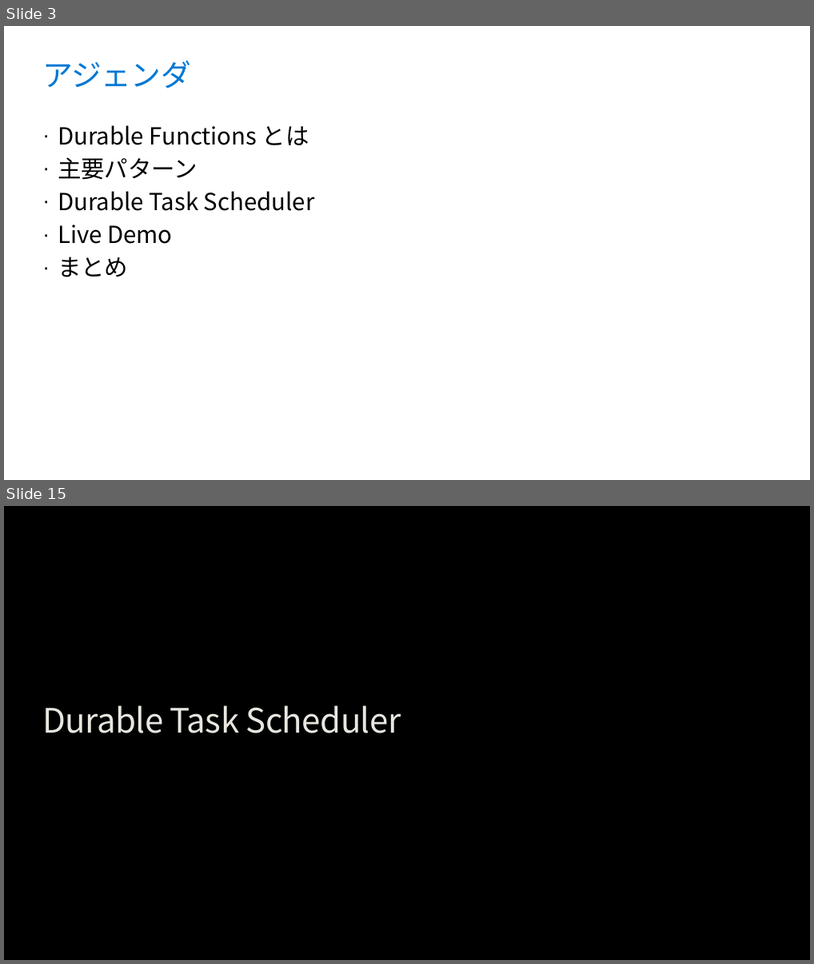
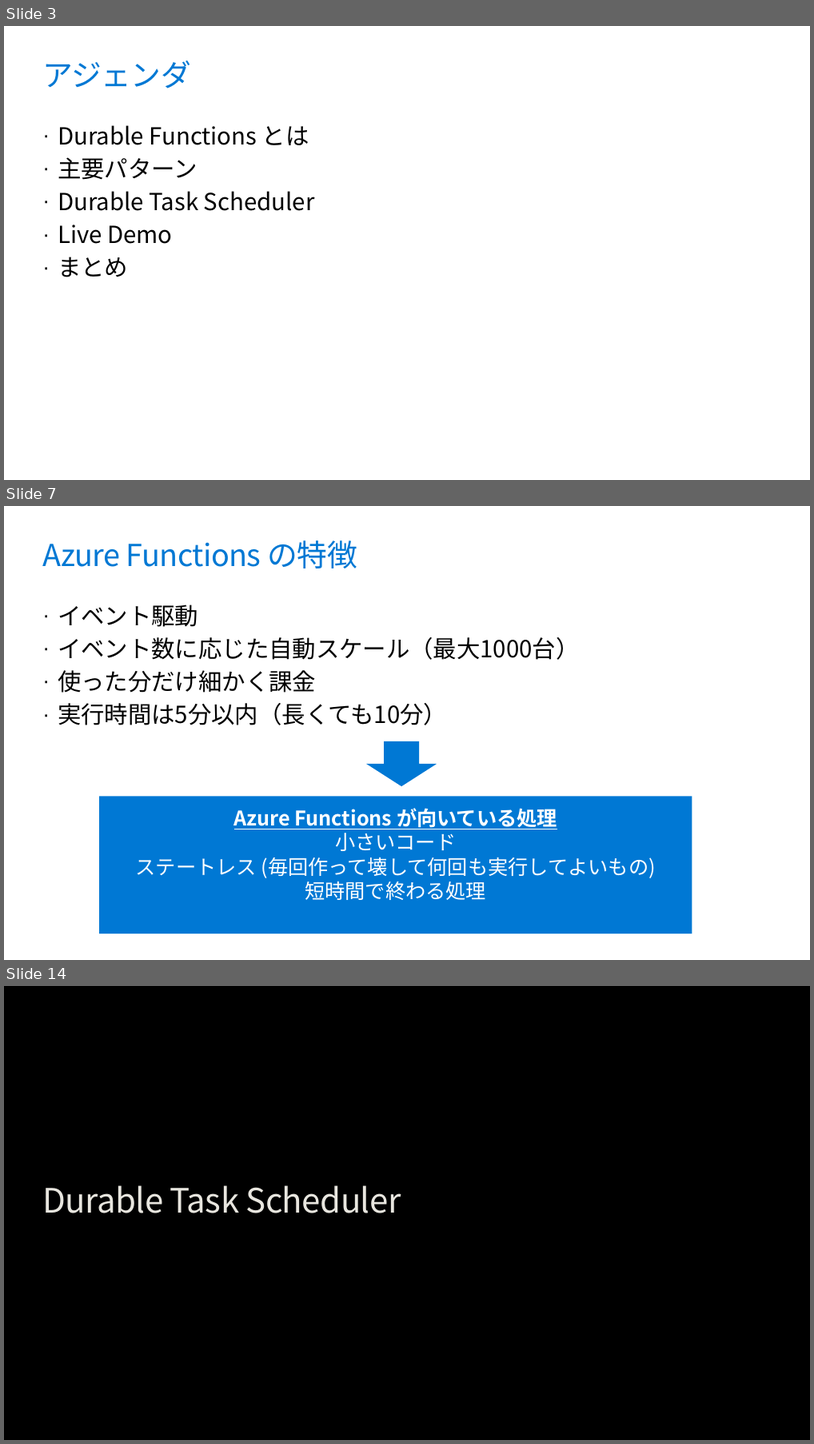
Before and after one commit to runceel/yonayona-durable, a slide deck: slides/slides.pptx. Shown one above the other, each under a label of ours: slides 3 and 15 before the commit, slides 3, 7 and 14 after it; the slides between them are not shown. The pictures are 814x964 and 814x1444 pixels, drawn with LibreOffice and Linux fonts; fonts in the diff are those of the drawing; background and template pictures are left out. Boxes give left, top, right and bottom in pixels: in the first picture for what was removed or moved away, otherwise in the second. Text is boxed around its words. In the diff, an @@ line names an element or a change of style, - is before the commit and + after.

```diff
--- a/slides/slides.pptx
+++ b/slides/slides.pptx
@@ slide 7 added at <box>4,506,810,960</box>, background #FFFFFF @@
@@ title added at <box>43,540,358,568</box>, 36 pt, text #0078D4 @@
+Azure Functions の特徴
@@ text added at <box>58,604,579,725</box>, 28 pt, text #000000 @@
+· イベント駆動
+· イベント数に応じた自動スケール（最大1000台）
+· 使った分だけ細かく課金
+· 実行時間は5分以内（長くても10分）
@@ down arrow added at <box>366,741,437,786</box>, fill #0078D4 @@
@@ rectangle added at <box>99,796,693,933</box>, fill #0078D4, 24 pt, text #FFFFFF @@
+Azure Functions が向いている処理
+小さいコード
+ステートレス (毎回作って壊して何回も実行してよいもの)
+短時間で終わる処理
@@ what was slide 15 is now slide 14 @@
```
Also in this commit, not shown: 5 slides changed, 6 other slides added, 8 slides removed.
